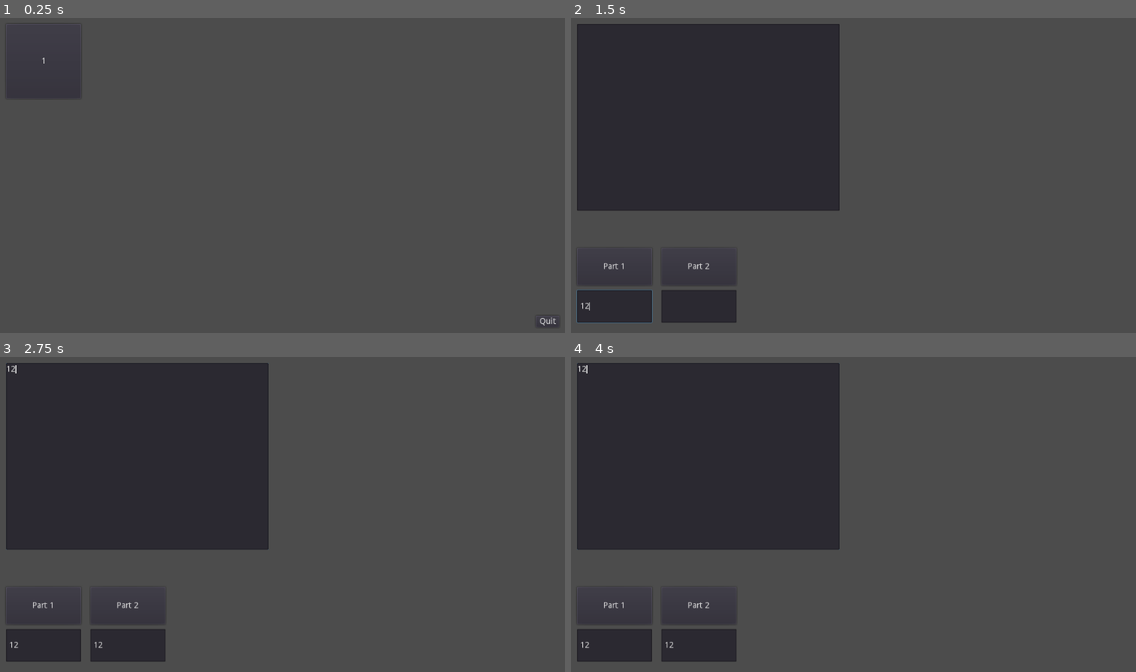
Above: before the commit, frames 1-4 (two rows, left to right).
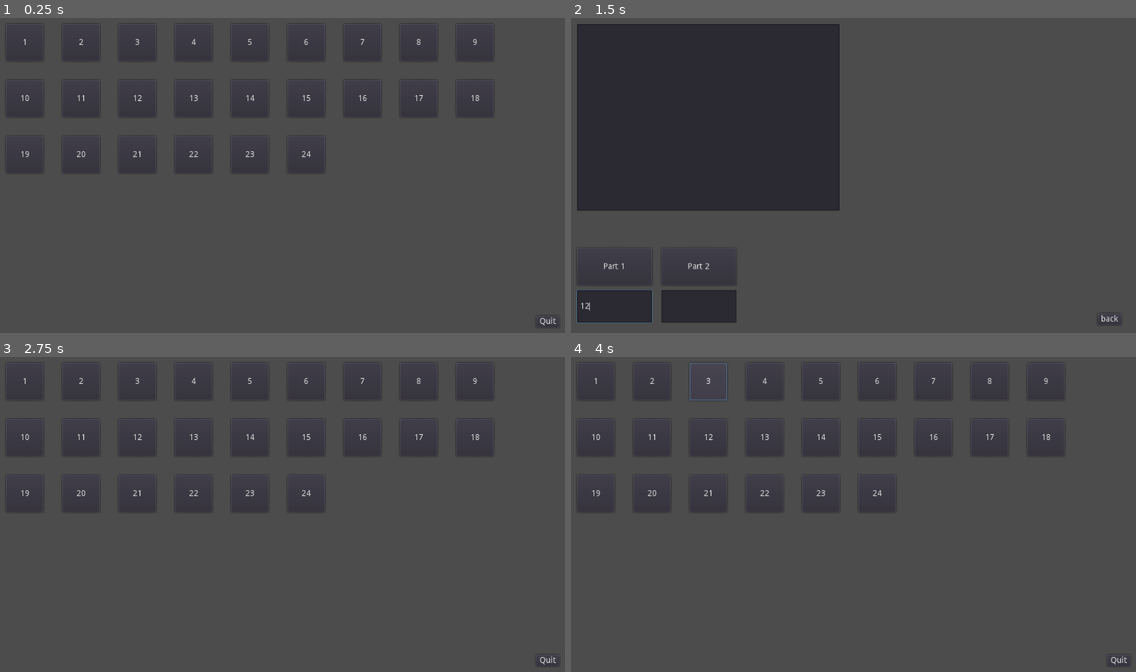
Above: after the commit, the same moments.

Repository: FailedCode/adventofcode-2021
Game: Godot game, scene res://Scenes/MainScene.tscn
Same seed, same stepped clock (60 frames per second), same inputs: the game is played once before the commit and once after it.
Inputs (mouse positions are in pixels of both pictures, inside the frame that each line leads up to):
- Up to frame 1 (0.25 s): no input
- Up to frame 2 (1.5 s): click "1" at 0.5 s; click (616, 307) at 1.27 s; type "12" at 1.35 s
- Up to frame 3 (2.75 s): click (129, 646) at 1.5 s; type "12" at 1.58 s; click (135, 457) at 1.73 s; type "12" at 1.82 s; click (536, 659) at 2 s, where only the run after the commit has a clickable "back"
- Up to frame 4 (4 s): click (650, 382) at 2.75 s, where only the run after the commit has a clickable "2"; click (706, 382) at 3.5 s, where only the run after the commit has a clickable "3"

The runs differ from the first frame. In frame 1, 0.5% of the frame differs, in the area x 1-87%, y 6-45%; in frame 2, less than 0.1%; in frame 3, 19%; in frame 4, 20%, in the area x 1-99%, y 1-98%.

Commit message:
create day buttons in code and load corresponding scene

Diff:
--- a/Scenes/Day1.gd
+++ b/Scenes/Day1.gd
@@ -44,3 +44,7 @@
 		prevB += 1
 	var increases = diffNumbers(sums)
 	return String(increases)
+
+
+func _on_back_button_up():
+	get_tree().change_scene("res://Scenes/MainScene.tscn")
--- a/Scenes/Day1.tscn
+++ b/Scenes/Day1.tscn
@@ -52,5 +52,16 @@
 "_edit_use_anchors_": false
 }
 
+[node name="back" type="Button" parent="."]
+margin_left = 952.0
+margin_top = 560.0
+margin_right = 993.0
+margin_bottom = 580.0
+text = "back"
+__meta__ = {
+"_edit_use_anchors_": false
+}
+
 [connection signal="button_up" from="Part1" to="." method="_on_Part1_button_up"]
 [connection signal="button_up" from="Part2" to="." method="_on_Part2_button_up"]
+[connection signal="button_up" from="back" to="." method="_on_back_button_up"]
--- a/Scenes/MainScene.gd
+++ b/Scenes/MainScene.gd
@@ -1,4 +1,6 @@
 extends Node2D
+
+var days = []
 
 func _ready():
 	# center window
@@ -7,13 +9,25 @@
 	var window_size = OS.get_window_size()
 	OS.set_window_position(screen_size*0.5 - window_size*0.5)
 
-# Called every frame. 'delta' is the elapsed time since the previous frame.
-#func _process(delta):
-#	pass
+	var size = 64
+	var row = 0
+	var col = 0
+	for day in range(1, 25):
+		var button = Button.new()
+		button.text = String(day)
+		button.rect_size = Vector2(size, size)
+		button.rect_position = Vector2(
+			size + size * col + size * 0.5 * col,
+			size + size * row + size * 0.5 * row)
+		button.connect("button_up", self, "_on_day_button_pressed", [String(day)])
+		add_child(button)
+		col += 1
+		if col == 9:
+			col = 0
+			row += 1
 
 func _on_ButtonEnd_button_up():
 	get_tree().quit()
 
-# TODO: automate day buttons?
-func _on_ButtonDay1_button_up():
-	get_tree().change_scene("res://Scenes/Day1.tscn")
+func _on_day_button_pressed(day):
+	get_tree().change_scene("res://Scenes/Day" + day + ".tscn")
--- a/Scenes/MainScene.tscn
+++ b/Scenes/MainScene.tscn
@@ -23,15 +23,4 @@
 "_edit_use_anchors_": false
 }
 
-[node name="ButtonDay1" type="Button" parent="HUD"]
-margin_left = 64.0
-margin_top = 64.0
-margin_right = 192.0
-margin_bottom = 192.0
-text = "1"
-__meta__ = {
-"_edit_use_anchors_": false
-}
-
 [connection signal="button_up" from="HUD/ButtonEnd" to="." method="_on_ButtonEnd_button_up"]
-[connection signal="button_up" from="HUD/ButtonDay1" to="." method="_on_ButtonDay1_button_up"]
